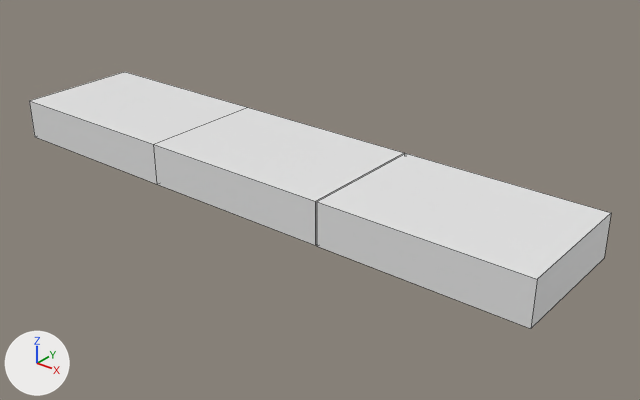
A saved change to the Blender file BlenderModels/Motel/Interior/Windowsils.blend.
Camera for both pictures: a camera (50 mm lens) standing at (0.784, -0.878, 0.544) and looking at (0.062, 0.025, -0.016). Arrows for +X, +Y and +Z are at lower left; the lights stay in place. The older version comes first. Mesh edges are drawn as thin lines.

Objects in the first picture: 'WindowsilLeft', 'WindowsilMid', 'WindowsilRight'.
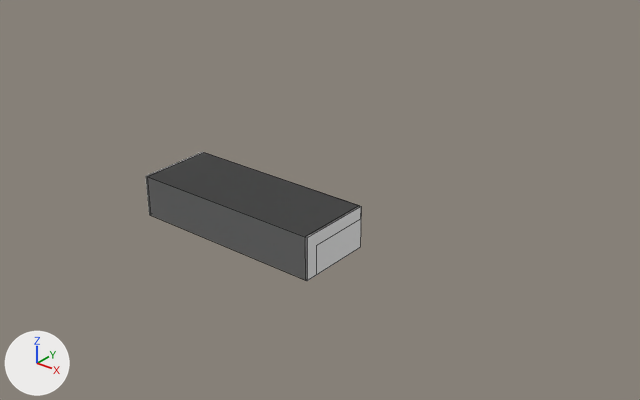
Where the newer file only moved an object's origin or applied its transform, the numbers keep the older frame.

Where the change shows, as pixel boxes [x1, y1, x2, y2] in the pictures (640 x 400 px):
```json
{"object": "WindowsilRight", "change": "moved, rescaled", "before": [317, 153, 611, 329], "after": [147, 154, 361, 281], "on screen": "27% narrower, 28% shorter"}
{"object": "WindowsilMid", "change": "moved, rescaled", "before": [153, 108, 404, 245], "after": [147, 152, 359, 281], "on screen": "15% narrower"}
{"object": "WindowsilLeft", "change": "moved, rescaled", "before": [29, 72, 248, 184], "after": [146, 152, 203, 215]}
```

The change, as JSON lines over the scene's bpy script:
```json
{"block": "me_cube_003", "where": "# used by ob_windowsilmid; location = (0.0, 0.0, 0.0)"}
{"op": "remove", "block": "me_cube_003", "code": "me_cube_003.from_pydata(...)  # 12 vertices, 8 faces; spans x -0.146..0.154, y -0.1..0.1, z -0.006..0.057"}
{"op": "add", "block": "me_cube_003", "code": "me_cube_003.from_pydata(...)  # 12 vertices, 8 faces; spans x -0.146..0.154, y -0.117..-0.002, z -0.051..0.013"}
{"block": "me_cube_003", "change": "me_cube_003 part 1: the whole mesh is scaled about its middle by (1, 0.576, 1), then moved by (0.0, -0.06, -0.044)"}
{"block": "me_cube_008", "where": "# used by ob_windowsilleft; location = (-0.299, 0.0, 0.0)"}
{"op": "remove", "block": "me_cube_008", "code": "me_cube_008.from_pydata(...)  # 14 vertices, 9 faces; spans x -0.147..0.153, y -0.1..0.1, z -0.006..0.057"}
{"op": "add", "block": "me_cube_008", "code": "me_cube_008.from_pydata(...)  # 14 vertices, 9 faces; spans x -0.149..0.151, y -0.117..-0.002, z -0.051..0.013"}
{"block": "me_cube_008", "change": "me_cube_008 part 2: the whole mesh is scaled about its middle by (1, 0.576, 1), then moved by (-0.002, -0.06, -0.044)"}
{"block": "me_cube_009", "where": "# used by ob_windowsilright; location = (0.296, 0.0, 0.0)"}
{"op": "remove", "block": "me_cube_009", "code": "me_cube_009.from_pydata(...)  # 14 vertices, 9 faces; spans x -0.14..0.16, y -0.1..0.1, z -0.006..0.057"}
{"op": "add", "block": "me_cube_009", "code": "me_cube_009.from_pydata(...)  # 14 vertices, 9 faces; spans x -0.145..0.155, y -0.117..-0.002, z -0.051..0.013"}
{"block": "me_cube_009", "change": "me_cube_009 part 3: the whole mesh is scaled about its middle by (1, 0.576, 1), then moved by (-0.006, -0.06, -0.044)"}
{"op": "set", "path": "ob_windowsilleft.location", "old": "(-0.299, 0.0, 0.0)", "new": "(0.0, 0.0, 0.0)"}
{"op": "set", "path": "ob_windowsilright.location", "old": "(0.296, 0.0, 0.0)", "new": "(0.0, 0.0, 0.0)"}
```
